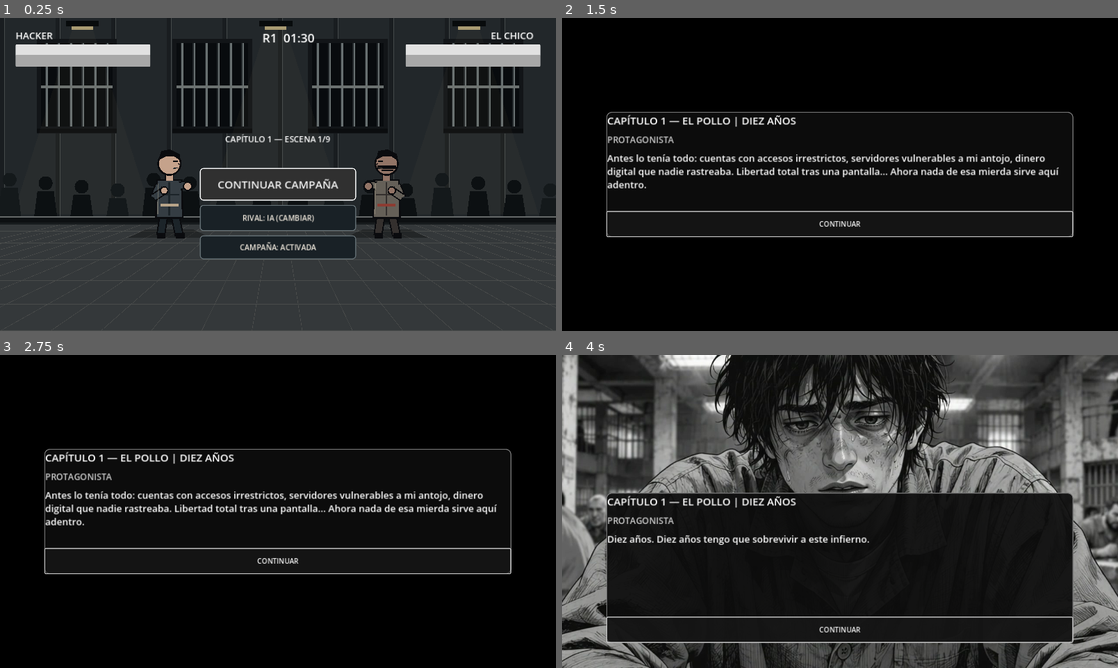
Above: before the commit, frames 1-4 (two rows, left to right).
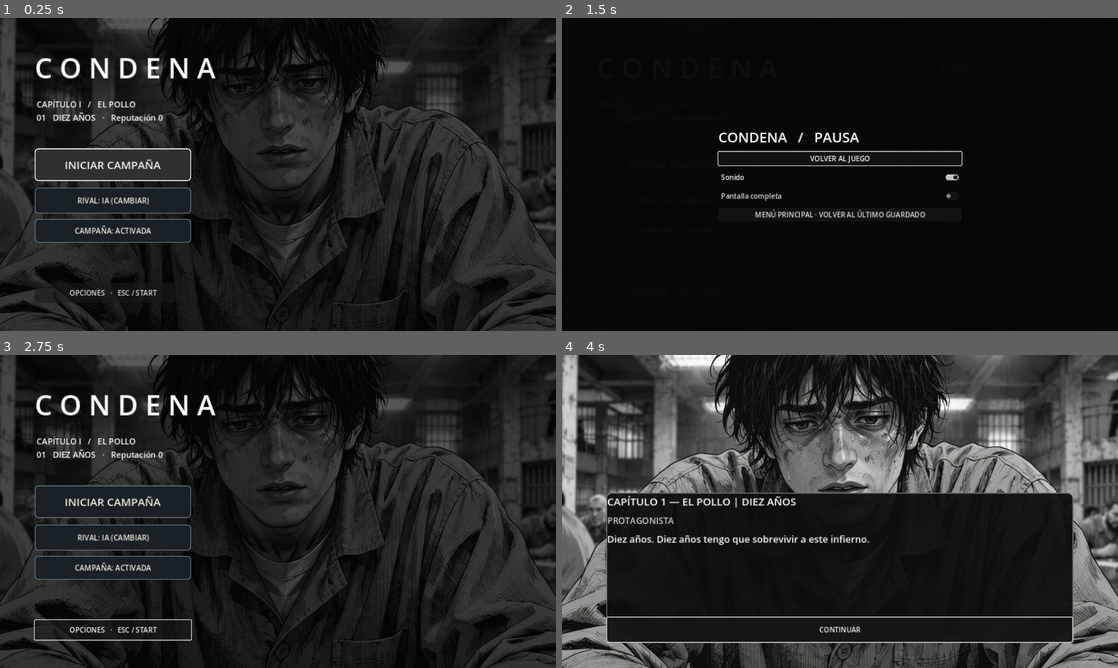
Above: after the commit, the same moments.

Repository: josevillablanca30/Condena-Game-
Game: Godot game, scene res://src/combat/combat_scene.tscn
Two runs of this game, one before a commit and one after it. Both use one fixed random seed, a clock stepped at 60 frames per second and the inputs below.
Inputs (mouse positions are in pixels of both pictures, inside the frame that each line leads up to):
- Up to frame 1 (0.25 s): no input
- Up to frame 2 (1.5 s): click (840, 183) at 0.5 s, where only the run before the commit has a clickable "CONTINUAR CAMPAÑA"; click (673, 293) at 1.25 s, where only the run after the commit has a clickable "OPCIONES · ESC / START"
- Up to frame 3 (2.75 s): click (278, 495) at 2 s, where only the run after the commit has a clickable "VOLVER AL JUEGO"
- Up to frame 4 (4 s): click (673, 502) at 2.75 s, where only the run after the commit has a clickable "INICIAR CAMPAÑA"; click "CONTINUAR" at 3.5 s

The runs differ from the first frame. In frame 1, 53% of the frame differs, in the area x 0-100%, y 0-100%; in frame 2, 5.4%; in frame 3, 52%; in frame 4, nothing differs.

Commit message:
Completa la experiencia de PC y comprueba tres recorridos de campaña

Diff:
--- a/src/combat/combat_scene.gd
+++ b/src/combat/combat_scene.gd
@@ -45,6 +45,10 @@
 var campaign_mode := false
 var campaign_button: Button
 var selection := preload("res://src/ui/technique_select.gd").new()
+var cover := TextureRect.new()
+var menu_title := Label.new()
+var options_button: Button
+var pause_screen := preload("res://src/ui/pc_pause.gd").new()
 var hud := CanvasLayer.new()
 var continue_chapter := false
 var prepared := false
@@ -72,6 +76,11 @@
 }
 
 func _ready() -> void:
+    var ink_shader := Shader.new()
+    ink_shader.code = "shader_type canvas_item; void fragment(){ float shade = dot(COLOR.rgb, vec3(0.299, 0.587, 0.114)); COLOR.rgb = vec3(shade); }"
+    var ink_material := ShaderMaterial.new()
+    ink_material.shader = ink_shader
+    material = ink_material
     hacker.opponent = chico
     chico.opponent = hacker
     hacker.defeated.connect(func(): _finish(false))
@@ -89,6 +98,8 @@
     campaign_bridge = CampaignBridge.new()
     add_child(campaign_bridge)
     _build_ui()
+    add_child(pause_screen)
+    pause_screen.returned_to_menu.connect(func(): get_tree().reload_current_scene())
     story_screen = CondenaStoryScreen.new()
     var story_layer := CanvasLayer.new()
     story_layer.layer = 10
@@ -120,6 +131,7 @@
     start_button.text = "CONTINUAR CAMPAÑA" if campaign_mode else "INICIAR COMBATE"
     loadout_label.hide()
     loadout_button.visible = not campaign_mode
+    _update_lobby()
     start_button.grab_focus()
     if campaign_mode and get_tree().get_meta("resume_condena", false):
         get_tree().remove_meta("resume_condena")
@@ -240,6 +252,17 @@
             return
     if match_over:
         return
+    if match_started and campaign_mode and campaign_bridge.active_fight_index == 0:
+        tutorial_label.visible = not broadcast_view and elapsed_seconds < 20.0
+        if tutorial_label.visible:
+            if elapsed_seconds < 5:
+                tutorial_label.text = "Distancia   ·   A/D o stick izquierdo"
+            elif elapsed_seconds < 10:
+                tutorial_label.text = "Golpe rápido H/A   ·   Golpe fuerte U/clic derecho del mando"
+            elif elapsed_seconds < 15:
+                tutorial_label.text = "Guardia Shift/LB   ·   Esquiva Espacio/B"
+            else:
+                tutorial_label.text = "Resistencia   ·   Deja de atacar para recuperarla"
     var keyboard_direction := 0.0
     if Input.is_key_pressed(KEY_A) or (not local_duel and Input.is_key_pressed(KEY_LEFT)):
         keyboard_direction -= 1.0
@@ -326,7 +349,14 @@
         var shadow_x: float = fighter.position.x
         draw_colored_polygon(PackedVector2Array([Vector2(shadow_x - 54, 486), Vector2(shadow_x + 54, 486), Vector2(shadow_x + 94, 505), Vector2(shadow_x - 94, 505)]), Color(0, 0, 0, 0.32))
     _draw_fighter(hacker, Color(0.88, 0.88, 0.88))
+    var figure_scale := Vector2.ONE
+    match chico.fighter_name:
+        "EL FLACO": figure_scale = Vector2(0.91, 1.08)
+        "PRESO GRANDE": figure_scale = Vector2(1.17, 1.07)
+    var feet := chico.position + Vector2(0, 61)
+    draw_set_transform(camera_shift + feet - feet * figure_scale, 0, figure_scale)
     _draw_fighter(chico, Color(0.55, 0.55, 0.55))
+    draw_set_transform(camera_shift)
     if hit_effect_time > 0.0:
         var strength := hit_effect_time / 0.18
         draw_arc(hit_effect_position, 24.0 + (1.0 - strength) * 18.0, 0.0, TAU, 20, Color(1.0, 0.94, 0.75, strength), 4.0)
@@ -478,13 +508,32 @@
     ui.set_anchors_and_offsets_preset(Control.PRESET_FULL_RECT)
     ui.mouse_filter = Control.MOUSE_FILTER_IGNORE
     hud.add_child(ui)
+    cover.texture = preload("res://assets/cinematics/1000153316.jpg")
+    cover.expand_mode = TextureRect.EXPAND_IGNORE_SIZE
+    cover.stretch_mode = TextureRect.STRETCH_KEEP_ASPECT_COVERED
+    cover.modulate = Color(0.35, 0.35, 0.35)
+    cover.mouse_filter = Control.MOUSE_FILTER_IGNORE
+    ui.add_child(cover)
+    cover.set_anchors_and_offsets_preset(Control.PRESET_FULL_RECT)
+    menu_title.text = "C O N D E N A"
+    menu_title.position = Vector2(80, 70)
+    menu_title.add_theme_font_size_override("font_size", 64)
+    ui.add_child(menu_title)
+    options_button = Button.new()
+    options_button.text = "OPCIONES   ·   ESC / START"
+    options_button.position = Vector2(80, 610)
+    options_button.size = Vector2(360, 45)
+    options_button.pressed.connect(pause_screen.open)
+    ui.add_child(options_button)
     health_label = Label.new()
     health_label.position = Vector2(36, 25)
     health_label.add_theme_font_size_override("font_size", 22)
     ui.add_child(health_label)
     enemy_label = Label.new()
     enemy_label.text = "EL CHICO"
-    enemy_label.position = Vector2(1130, 25)
+    enemy_label.position = Vector2(928, 25)
+    enemy_label.size.x = 315
+    enemy_label.horizontal_alignment = HORIZONTAL_ALIGNMENT_RIGHT
     enemy_label.add_theme_font_size_override("font_size", 22)
     ui.add_child(enemy_label)
     player_health_bar = _meter(ui, Vector2(36, 61), Vector2(310, 19), Color(0.88, 0.88, 0.88))
@@ -619,7 +668,7 @@
 func _campaign_lines(index: int) -> Array[Dictionary]:
     var lines := CondenaChapterOneScript.lines_for(index)
     if CondenaChapterOneScript.PENDING_CLIPS.has(index):
-        var path := "res://assets/cinematics/%s.ogv" % CondenaChapterOneScript.PENDING_CLIPS[index]
+        var path: String = "res://assets/cinematics/%s.ogv" % CondenaChapterOneScript.PENDING_CLIPS[index]
         if ResourceLoader.exists(path):
             lines.push_front({"video_path": path})
     # Si se cierra tras elegir, reconstruir la consecuencia sin volver a elegir.
@@ -644,7 +693,9 @@
         var status := campaign_bridge.current_status()
         status_label.text = "ESCENA COMPLETADA — PROGRESO GUARDADO"
         if bool(status["finished"]):
-            status_label.text = "CAPÍTULO 1 COMPLETADO"
+            status_label.text = ""
+            _update_lobby()
+            start_button.grab_focus()
         else:
             _open_campaign_step()
 
@@ -656,13 +707,11 @@
     if campaign_mode:
         local_duel = false
         duel_mode_button.text = "RIVAL: IA"
-    start_button.text = "CONTINUAR CAMPAÑA" if campaign_mode else "INICIAR COMBATE"
+    _update_lobby()
     campaign_button.text = "CAMPAÑA: ACTIVADA" if campaign_mode else "CAMPAÑA: DESACTIVADA"
     var profile := SaveSystemV2.load_profile()
     profile["campaign_active"] = campaign_mode
     SaveSystemV2.save_profile(profile)
-    var status := campaign_bridge.current_status()
-    tutorial_label.text = "Capítulo 1 — escena %d/9. EL POLLO." % (int(status["scene"]) + 1) if campaign_mode else "Lee al rival: bloqueo pierde ante agarre; parada pierde ante agarre."
 
 func _toggle_duel_mode() -> void:
     if match_started or match_over:
@@ -713,6 +762,9 @@
 func _start_combat() -> void:
     if match_started or match_over:
         return
+    if campaign_mode and campaign_bridge.campaign.is_chapter_complete():
+        _replay_confirmation()
+        return
     if campaign_mode and (campaign_bridge.campaign.current_fight_index() < 0 or (campaign_bridge.campaign.scene_index == 4 and not campaign_bridge.campaign.choices.has("flaco"))):
         _open_campaign_step()
         return
@@ -731,6 +783,11 @@
         enemy_health_bar.max_value = chico.max_health
         enemy_health_bar.value = chico.health
     match_started = true
+    cover.hide()
+    menu_title.hide()
+    options_button.hide()
+    for item in [health_label, enemy_label, player_health_bar, enemy_health_bar, player_stamina_bar, enemy_stamina_bar, timer_label]:
+        item.show()
     for b in action_buttons:
         b.visible = b != restart_button
         b.focus_mode = Control.FOCUS_NONE
@@ -743,6 +800,9 @@
     tutorial_label.hide()
     combat_ai.set_physics_process(not local_duel)
     if campaign_mode and campaign_bridge.active_fight_index == 0:
+        tutorial_label.position = Vector2(260, 460)
+        tutorial_label.size = Vector2(760, 44)
+        tutorial_label.horizontal_alignment = HORIZONTAL_ALIGNMENT_CENTER
         chico.position.x = hacker.position.x + 118.0
         chico.facing = -1.0
         chico.quick_attack()
@@ -878,6 +938,9 @@
             continue_chapter = true
             if campaign_bridge.campaign.scene_index == 3:
                 tutorial_label.text = "El Chico cae abatido contra una mesa. Los presos murmuran. El protagonista queda exhausto." if winner == "HACKER" else "El Chico derriba al protagonista y lo humilla."
+                tutorial_label.position = Vector2(240, 246)
+                tutorial_label.size = Vector2(800, 72)
+                tutorial_label.horizontal_alignment = HORIZONTAL_ALIGNMENT_CENTER
                 tutorial_label.autowrap_mode = TextServer.AUTOWRAP_WORD_SMART
                 tutorial_label.show()
 
@@ -905,3 +968,45 @@
     if continue_chapter:
         get_tree().set_meta("resume_condena", true)
     get_tree().reload_current_scene()
+
+func _update_lobby() -> void:
+    var campaign := campaign_bridge.campaign
+    for item in [health_label, enemy_label, player_health_bar, enemy_health_bar, player_stamina_bar, enemy_stamina_bar, timer_label]:
+        item.hide()
+    tutorial_label.position = Vector2(84, 185)
+    tutorial_label.size = Vector2(850, 80)
+    tutorial_label.horizontal_alignment = HORIZONTAL_ALIGNMENT_LEFT
+    start_button.position = Vector2(80, 300)
+    duel_mode_button.position = Vector2(80, 390)
+    campaign_button.position = Vector2(80, 462)
+    loadout_button.position = Vector2(80, 532)
+    if campaign_mode:
+        var caption := "CAPÍTULO I   /   EL POLLO"
+        if campaign.is_chapter_complete():
+            tutorial_label.text = caption + "\nCapítulo completado · Reputación %d" % campaign.reputation
+            start_button.text = "VOLVER A JUGAR EL CAPÍTULO"
+        else:
+            tutorial_label.text = caption + "\n%02d   %s   ·   Reputación %d" % [campaign.scene_index + 1, CondenaChapterOneScript.title_for(campaign.scene_index), campaign.reputation]
+            start_button.text = "INICIAR CAMPAÑA" if campaign.scene_index == 0 else "CONTINUAR CAMPAÑA"
+    else:
+        start_button.text = "INICIAR COMBATE"
+        tutorial_label.text = "DUELO LOCAL"
+
+func _replay_confirmation() -> void:
+    var dialog := ConfirmationDialog.new()
+    add_child(dialog)
+    dialog.title = "Volver a jugar El Pollo"
+    dialog.dialog_text = "Se reiniciarán las decisiones y el progreso de este capítulo."
+    dialog.get_ok_button().text = "REINICIAR CAPÍTULO"
+    dialog.get_cancel_button().text = "CANCELAR"
+    dialog.canceled.connect(dialog.queue_free)
+    dialog.confirmed.connect(func():
+        var profile := SaveSystemV2.load_profile()
+        profile.erase(CondenaCampaign.SAVE_KEY)
+        if SaveSystemV2.save_profile(profile):
+            campaign_bridge.campaign.load_progress()
+            _update_lobby()
+            _open_campaign_step()
+        dialog.queue_free())
+    dialog.popup_centered()
+    dialog.get_cancel_button().grab_focus()
--- /dev/null
+++ b/src/ui/pc_pause.gd
@@ -0,0 +1,81 @@
+extends CanvasLayer
+
+signal returned_to_menu
+var veil := ColorRect.new()
+var menu := VBoxContainer.new()
+var resume: Button
+var audio: CheckButton
+var fullscreen: CheckButton
+var previous_focus: Control
+
+func _ready() -> void:
+    layer = 30
+    process_mode = Node.PROCESS_MODE_ALWAYS
+    veil.color = Color(0.025, 0.025, 0.025, 0.97)
+    add_child(veil)
+    veil.set_anchors_and_offsets_preset(Control.PRESET_FULL_RECT)
+    var center := CenterContainer.new()
+    veil.add_child(center)
+    center.set_anchors_and_offsets_preset(Control.PRESET_FULL_RECT)
+    center.add_child(menu)
+    menu.custom_minimum_size.x = 560
+    menu.add_theme_constant_override("separation", 12)
+    var heading := Label.new()
+    heading.text = "CONDENA   /   PAUSA"
+    heading.add_theme_font_size_override("font_size", 32)
+    menu.add_child(heading)
+    resume = Button.new()
+    resume.text = "VOLVER AL JUEGO"
+    resume.pressed.connect(close)
+    menu.add_child(resume)
+    audio = CheckButton.new()
+    audio.text = "Sonido"
+    menu.add_child(audio)
+    fullscreen = CheckButton.new()
+    fullscreen.text = "Pantalla completa"
+    menu.add_child(fullscreen)
+    var settings: Dictionary = SaveSystemV2.load_profile().get("pc_options", {})
+    audio.button_pressed = settings.get("sound", true)
+    fullscreen.button_pressed = settings.get("fullscreen", false)
+    _apply()
+    audio.toggled.connect(_save)
+    fullscreen.toggled.connect(_save)
+    var back := Button.new()
+    back.text = "MENÚ PRINCIPAL · VOLVER AL ÚLTIMO GUARDADO"
+    back.pressed.connect(func(): close(); returned_to_menu.emit())
+    menu.add_child(back)
+    veil.hide()
+
+func _apply() -> void:
+    AudioServer.set_bus_mute(0, not audio.button_pressed)
+    if DisplayServer.get_name() != "headless":
+        DisplayServer.window_set_mode(DisplayServer.WINDOW_MODE_FULLSCREEN if fullscreen.button_pressed else DisplayServer.WINDOW_MODE_WINDOWED)
+
+func _save(_enabled: bool) -> void:
+    _apply()
+    var profile := SaveSystemV2.load_profile()
+    profile["pc_options"] = {"sound": audio.button_pressed, "fullscreen": fullscreen.button_pressed}
+    SaveSystemV2.save_profile(profile)
+
+func open() -> void:
+    previous_focus = get_viewport().gui_get_focus_owner()
+    get_tree().paused = true
+    veil.show()
+    resume.grab_focus()
+
+func close() -> void:
+    veil.hide()
+    get_tree().paused = false
+    if is_instance_valid(previous_focus) and previous_focus.is_visible_in_tree():
+        previous_focus.grab_focus()
+
+func _input(event: InputEvent) -> void:
+    var toggle: bool = event is InputEventKey and event.keycode == KEY_ESCAPE and event.pressed and not event.echo
+    if event is InputEventJoypadButton:
+        toggle = event.button_index == JOY_BUTTON_START and event.pressed
+    if toggle:
+        get_viewport().set_input_as_handled()
+        if veil.visible:
+            close()
+        else:
+            open()
--- /dev/null
+++ b/tests/full_chapter.gd
@@ -0,0 +1,79 @@
+extends SceneTree
+
+func _initialize() -> void:
+    call_deferred("_run")
+
+func _run() -> void:
+    if FileAccess.file_exists(SaveSystemV2.SAVE_PATH):
+        push_error("Ejecutar con perfil temporal vacío.")
+        quit(1)
+        return
+    var route := int(OS.get_environment("CONDENA_TEST_ROUTE"))
+    assert(route in [0, 1, 2])
+    assert(change_scene_to_file("res://src/combat/combat_scene.tscn") == OK)
+    await process_frame
+    await process_frame
+    current_scene.start_button.pressed.emit()
+    var visited: Array[int] = []
+    var resumed := false
+    while true:
+        await process_frame
+        var arena = current_scene
+        if arena == null:
+            continue
+        var campaign: CondenaCampaign = arena.campaign_bridge.campaign
+        var scene := campaign.scene_index
+        if not visited.has(scene):
+            visited.append(scene)
+        if scene == 9:
+            assert(visited == [0,1,2,3,4,5,6,7,8,9])
+            assert(campaign.completed_fights == [0,1,2])
+            assert(campaign.reputation == [-5,10,0][route])
+            assert(campaign.moral_consequences()[["aliado_joven","pierde_moralidad","respeto_por_miedo"][route]])
+            assert(campaign.choices["flaco"] == ["A","B","C"][route])
+            break
+        var story: CondenaStoryScreen = arena.story_screen
+        if story.visible:
+            if story.film.is_playing():
+                await story.film.finished
+            elif story.waiting_for_choice:
+                story.choices_box.get_child(route).pressed.emit()
+                if scene == 5 and not resumed:
+                    resumed = true
+                    arena.pause_screen.open()
+                    arena.pause_screen.menu.get_child(-1).pressed.emit()
+                    await process_frame
+                    await process_frame
+                    current_scene.start_button.pressed.emit()
+            else:
+                story.next_button.pressed.emit()
+        elif arena.selection.visible:
+            arena.selection.layout.get_child(-1).pressed.emit()
+        elif arena.match_over:
+            assert(arena.continue_chapter)
+            arena.restart_button.pressed.emit()
+        elif arena.match_started:
+            var index := campaign.current_fight_index()
+            assert(arena.chico.fighter_name == ["EL CHICO","EL FLACO","PRESO GRANDE"][index])
+            assert(arena.combat_ai.is_physics_processing())
+            arena.combat_ai.set_physics_process(false)
+            # Fijar salud y distancia sólo para comprobar ambas salidas por impacto real.
+            await create_timer(0.8).timeout
+            var win := (index + route) % 2 == 0
+            var attacker: CondenaFighter = arena.hacker if win else arena.chico
+            var defender: CondenaFighter = attacker.opponent
+            defender.health = 1.0
+            defender.position.x = attacker.position.x + (65 if win else -65)
+            await physics_frame
+            await physics_frame
+            attacker.basic_attack()
+            arena.pause_screen.open()
+            var elapsed: float = arena.elapsed_seconds
+            await create_timer(0.45).timeout
+            assert(defender.health == 1 and arena.elapsed_seconds == elapsed)
+            arena.pause_screen.close()
+            await create_timer(0.45).timeout
+            assert(arena.match_over and campaign.choices["fight_%d_won" % index] == win)
+            arena.restart_button.pressed.emit()
+    print("FULL CHAPTER OK route ", route, " scenes ", visited)
+    quit()
--- /dev/null
+++ b/tests/rival_rounds.gd
@@ -0,0 +1,40 @@
+extends SceneTree
+
+func _initialize() -> void:
+    call_deferred("_run")
+
+func _run() -> void:
+    if FileAccess.file_exists(SaveSystemV2.SAVE_PATH):
+        quit(1)
+        return
+    seed(7631)
+    var index := int(OS.get_environment("CONDENA_RIVAL"))
+    var arena = load("res://src/combat/combat_scene.tscn").instantiate()
+    root.add_child(arena)
+    await process_frame
+    var campaign: CondenaCampaign = arena.campaign_bridge.campaign
+    campaign.scene_index = CondenaCampaign.FIGHT_SCENES[index]
+    if index == 1:
+        assert(campaign.record_choice("flaco", "A"))
+    arena._start_combat()
+    arena.selection.layout.get_child(-1).pressed.emit()
+    # Controles de jugador contra IA activa, con salud, tiempo y resistencia de campaña.
+    while not arena.match_over:
+        var distance: float = arena.chico.position.x - arena.hacker.position.x
+        arena.movement = signf(distance) if absf(distance) > 83 else 0
+        if absf(distance) <= 118 and arena.hacker.can_attack(10):
+            if arena.chico.blocking and absf(distance) <= 90:
+                arena.hacker.grab_attack()
+            elif arena.chico.busy and arena.chico.attack_kind == "heavy":
+                arena.hacker.parry()
+            elif arena.hacker.stamina > 50 and arena.chico.recovery_time > 0:
+                arena.hacker.heavy_attack()
+            else:
+                arena.hacker.quick_attack()
+        await physics_frame
+    assert(arena.match_result != "EMPATE")
+    assert(arena.hacker.health < arena.hacker.max_health or arena.chico.health < arena.chico.max_health)
+    assert(arena.event_history.any(func(e): return e.fighter == arena.chico.fighter_name and e.event == "attack_started"))
+    await create_timer(1.0).timeout
+    print("ROUND OK ", arena.chico.fighter_name, " / ", arena.match_result, " / ", snappedf(arena.elapsed_seconds, 0.1), " s")
+    quit()
